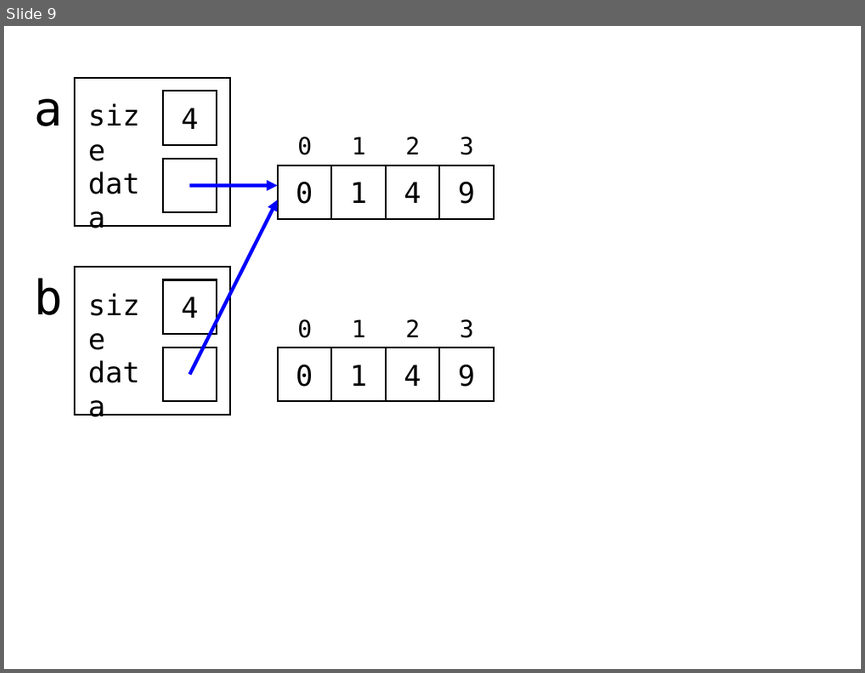
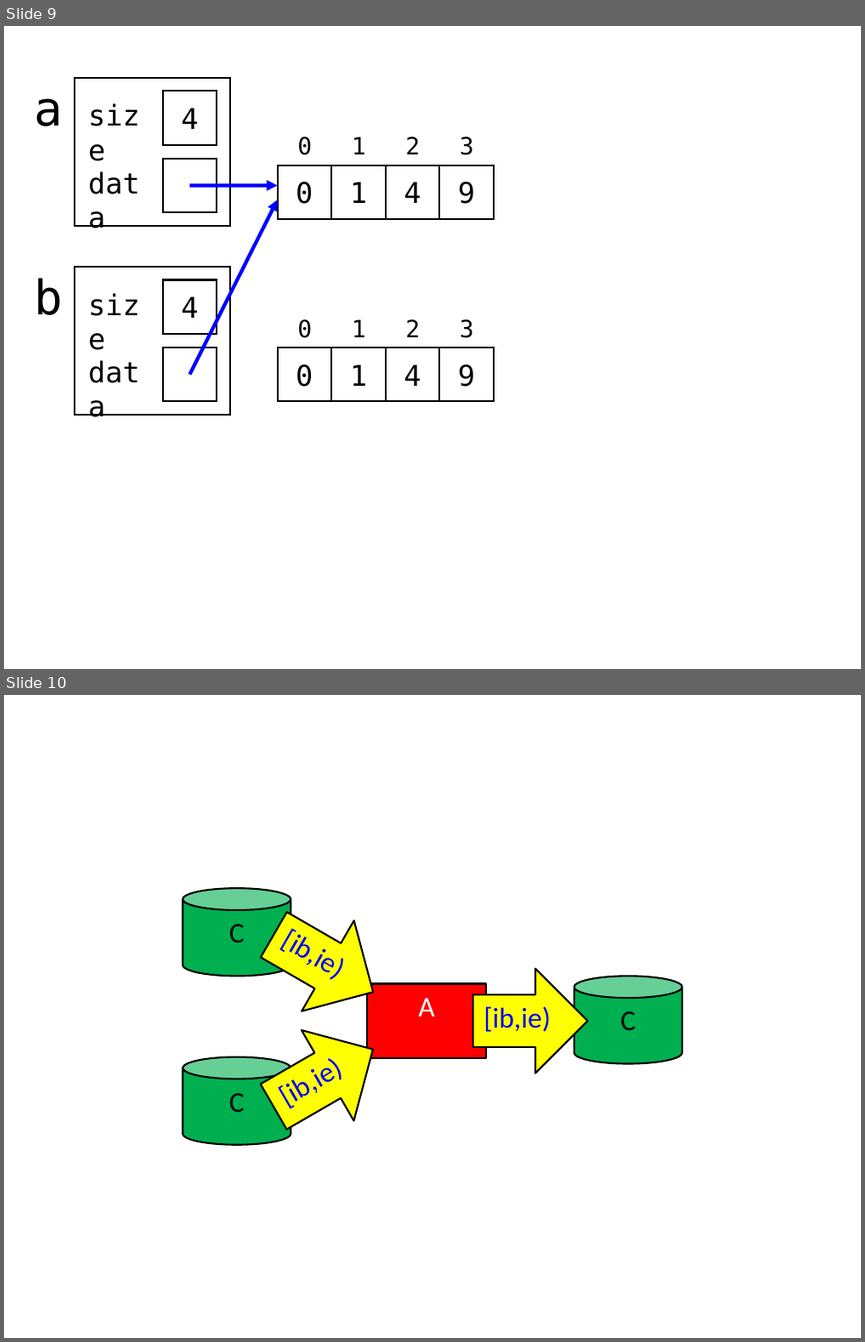
Before and after one commit to HR-ELEKTRO/cppprog, a slide deck: figs/pictures.pptm. Shown one above the other, each under a label of ours: slide 9 before the commit, slides 9 and 10 after it. The pictures are 865x673 and 865x1342 pixels, drawn with LibreOffice and Linux fonts; fonts in the diff are those of the drawing. Boxes give left, top, right and bottom in pixels: in the first picture for what was removed or moved away, otherwise in the second. Text is boxed around its words. In the diff, an @@ line names an element or a change of style, - is before the commit and + after.

```diff
--- a/figs/pictures.pptm
+++ b/figs/pictures.pptm
@@ slide 10 added at bbox=[4, 695, 861, 1338], background #FFFFFF @@
@@ group added at bbox=[183, 888, 681, 1152]: 3 cylinders, 3 right arrows, 1 rectangle @@
+C
+C
+C
+A
+[ib,ie)
+[ib,ie)
+[ib,ie)
```
Also in this commit, not shown: 19 other slides added, 55 other files.
